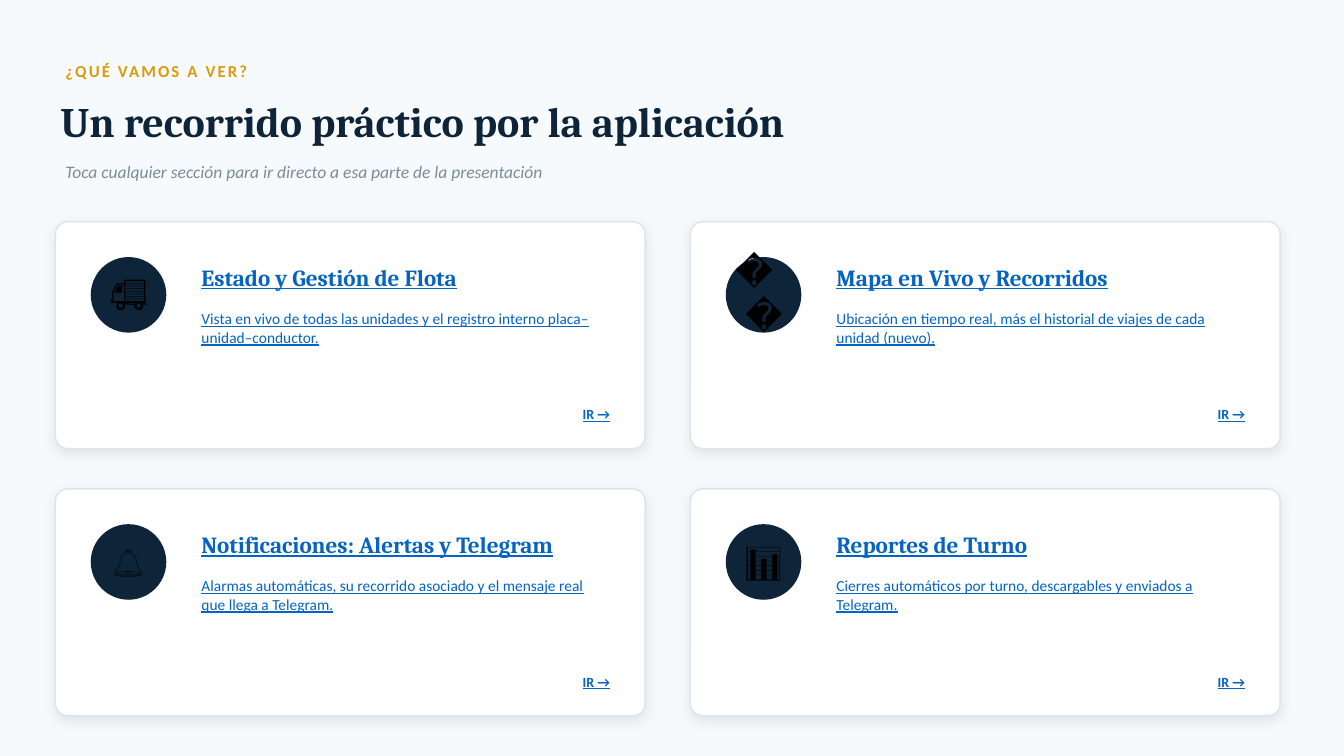
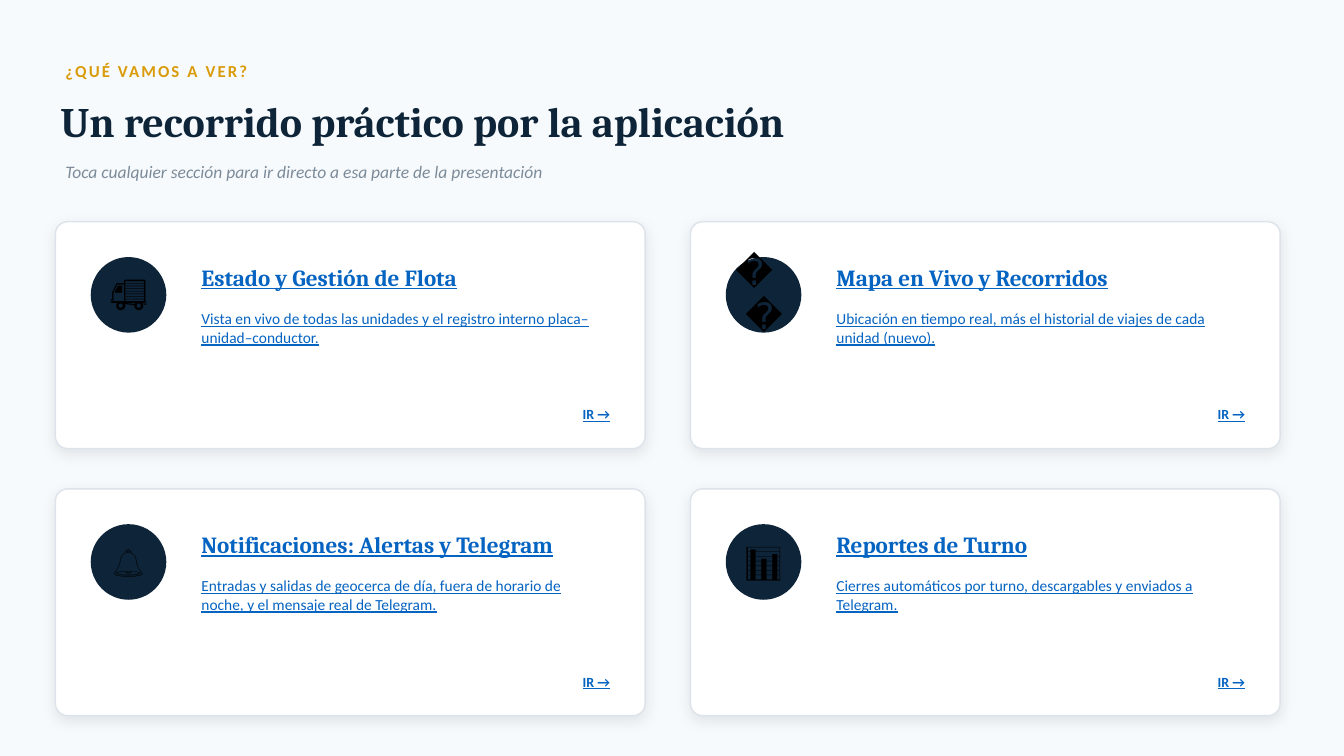
Before and after one commit to MIGUELLUCHO1111/LUCHOO, a slide deck: slide 2 of informes/Tracker_GPS_de_Flota.pptx. Drawn at 1344x756 pixels with LibreOffice and Linux fonts; fonts in the diff are those of the drawing. Boxes give left, top, right and bottom in pixels: in the first picture for what was removed or moved away, otherwise in the second. Text is boxed around its words. In the diff, an @@ line names an element or a change of style, - is before the commit and + after.

```diff
--- a/informes/Tracker_GPS_de_Flota.pptx
+++ b/informes/Tracker_GPS_de_Flota.pptx
@@ text at [201,580,561,613]: text changed @@
-Alarmas automáticas, su recorrido asociado y el mensaje real que llega a Telegram.
+Entradas y salidas de geocerca de día, fuera de horario de noche, y el mensaje real de Telegram.
```
Also in this commit, not shown: 4 other slides changed, 1 other file.
